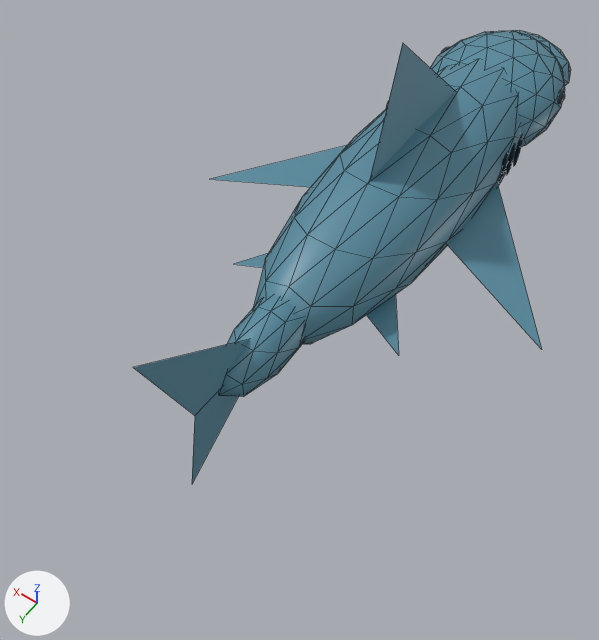
An edit to the glTF model assets/wildlife/assets/animals/shark/model.glb, drawn before and after from the same camera.
Before and after are seen from a camera (50 mm lens) standing at (-0.899, 1.887, 1.889) and looking at (0.002, 0.625, -0.094). Lighting does not change. The marker at lower left points along +X, +Y and +Z. The picture after the commit comes second. Mesh edges are drawn as thin lines on the coarser meshes. Where no turn or scale is listed for an object, it has been applied to the vertices. Vertices at exactly the same position are counted once.

Objects in the first picture: 'ReefShark_Slate blue', 'Tail_Slate blue' and 1 more.
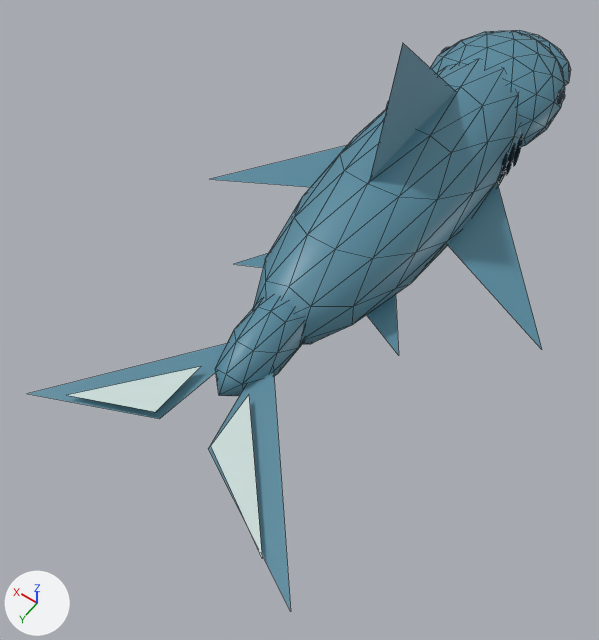
The change, as a list of edits to the scene's bpy script:
```text
Change me_mesh_1:
    used by ob_tail_slate_blue; location = (0.0, 0.62, 0.0)
    verts and faces of me_mesh_1; kept vertices keep their numbers, new ones are numbered from 46
    before: 42 (-0.005, 0.15, 0.0), 43 (-0.022, 0.65, 0.43) at pixel (132, 367), 44 (-0.017, 0.5, 0.03) at pixel (194, 415), 45 (-0.019, 0.56, -0.26) at pixel (191, 484)
    remove me_mesh_1.from_pydata(...)  # 46 vertices, 82 faces; spans x -0.095..0.085, y -0.1..0.65, z -0.26..0.43
    add me_mesh_1.from_pydata(...)  # 48 vertices, 82 faces; spans x -0.516..0.397, y -0.1..0.763, z -0.1..0.1
    me_mesh_1 part 1
    add delete_vertices([43, 45])  # with the faces that use them
    add verts[42] = (-0.026, 0.179, 0.01)  # moved
    add verts[44] = (-0.098, 0.547, 0.01)  # moved, pixel (208, 448)
    add verts[46] = (-0.516, 0.763, 0.02)  # pixel (290, 611)
    add verts[47] = (0.014, 0.181, 0.01)
    add verts[48] = (0.397, 0.704, 0.02)  # pixel (26, 393)
    add verts[49] = (0.062, 0.552, 0.01)  # pixel (159, 418)
    add faces += [(42, 46, 44), (47, 48, 49)]
Add me_mesh_2_1:
    me_mesh_2_1.from_pydata([(-0.092, 0.367, 0.035), (-0.394, 0.707, 0.035), (-0.108, 0.547, 0.035), (0.068, 0.372, 0.035), (0.299, 0.65, 0.035), (0.072, 0.553, 0.035)], [], [(0, 1, 2), (3, 4, 5)])
    me_mesh_2_1.materials.append(mat_pale_belly)  # light grey #cadcd9
Add ob_tail_pale_belly:
    ob_tail_pale_belly = bpy.data.objects.new('Tail_Pale belly', me_mesh_2_1)
    ob_tail_pale_belly.location = (0.0, 0.62, 0.0)
```

Boxes [x1, y1, x2, y2] around the edits, measured in the pictures (599 x 640 px; the box of a moved part takes in the faces that stretch with it):
'Tail_Slate blue', reshaped (61% wider, 68% taller): before [133, 296, 304, 483]; after [28, 296, 304, 611]
'Tail_Pale belly', added: after [69, 367, 262, 557]
part 1 of me_mesh_1, moved or reshaped: before [133, 339, 250, 483]; after [28, 344, 291, 611]
